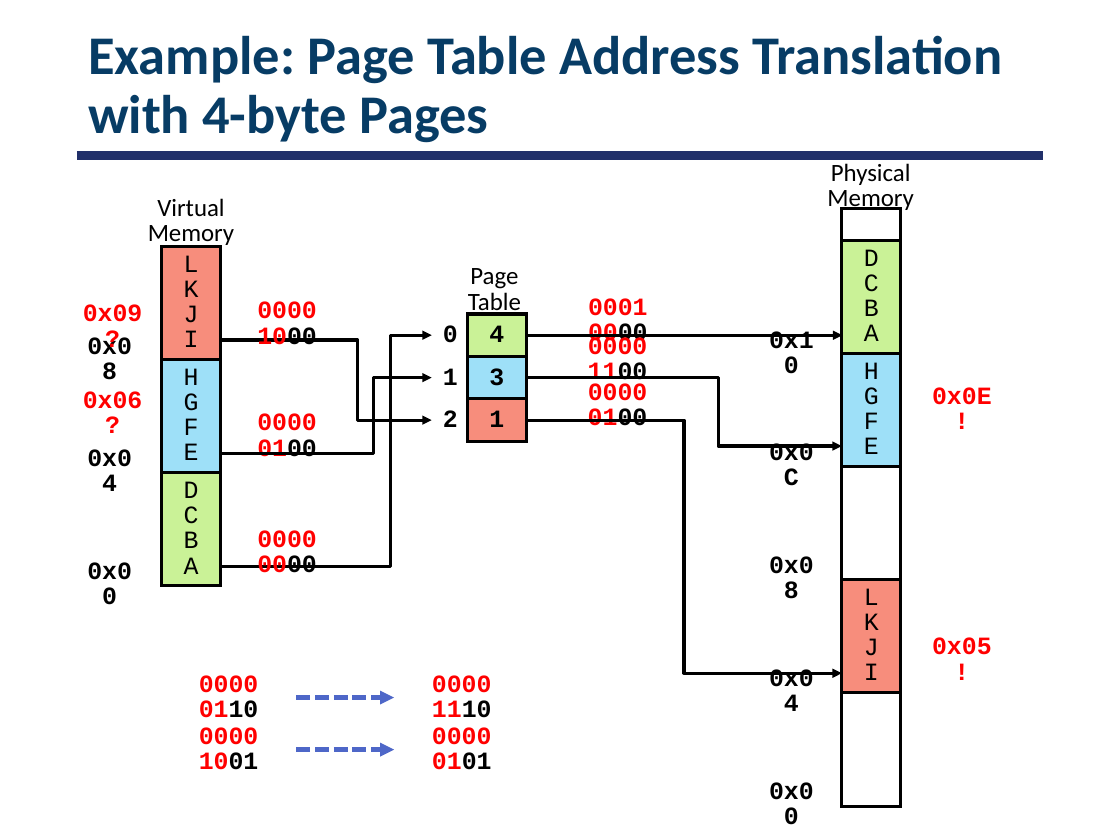
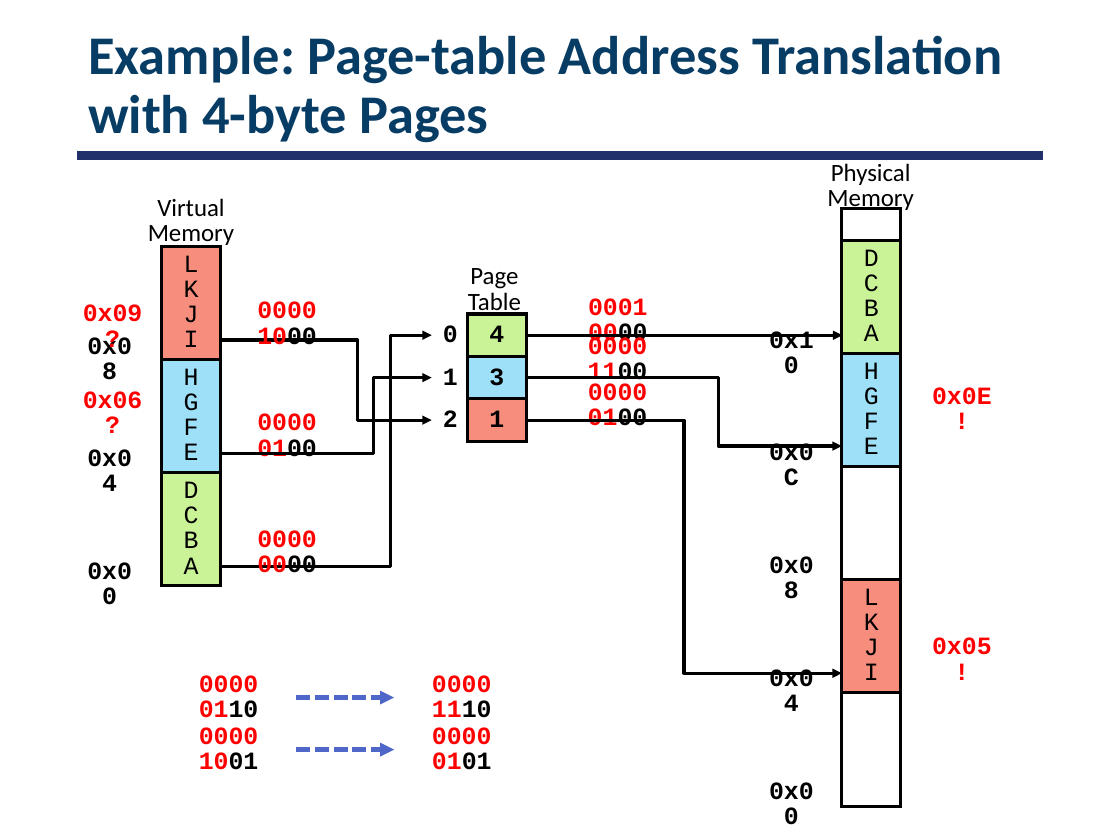
Before and after one commit to smajidzahedi/ECE350, a slide deck: slide 28 of 07-address.pptx. Drawn at 1120x840 pixels with LibreOffice and Linux fonts; fonts in the diff are those of the drawing. Boxes give left, top, right and bottom in pixels: in the first picture for what was removed or moved away, otherwise in the second. Text is boxed around its words. In the diff, an @@ line names an element or a change of style, - is before the commit and + after.

```diff
--- a/07-address.pptx
+++ b/07-address.pptx
@@ title at [88, 35, 1002, 143]: text changed @@
-Example: Page Table Address Translation with 4-byte Pages
+Example: Page-table Address Translation with 4-byte Pages
```
Also in this commit, not shown: 9 other slides changed, 1 other file.
